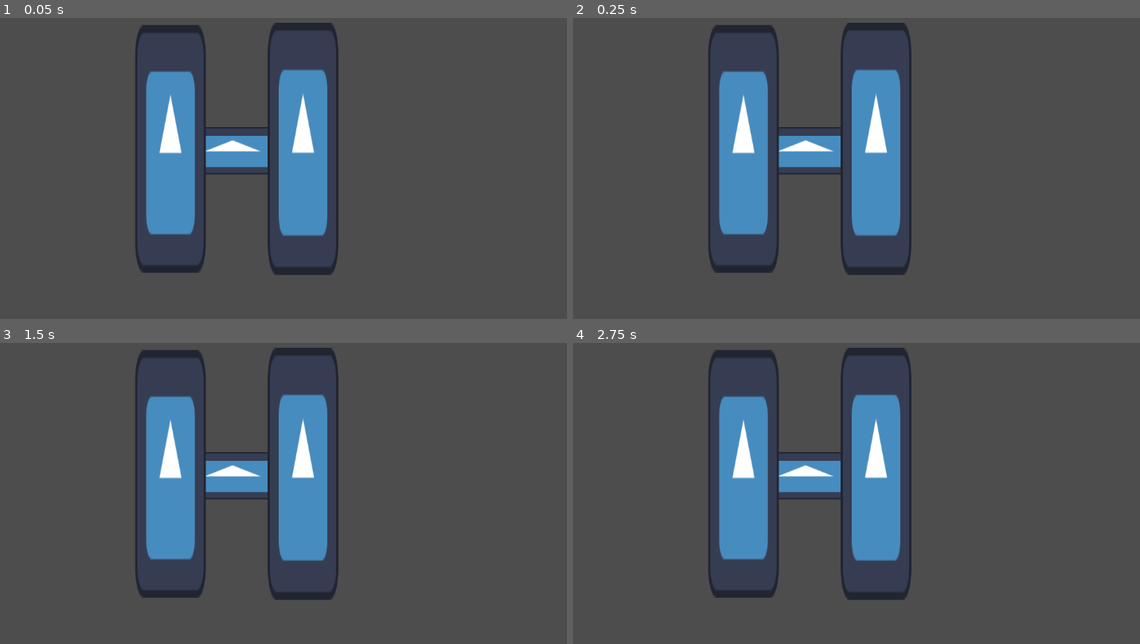
Above: before the commit, frames 1-4 (two rows, left to right).
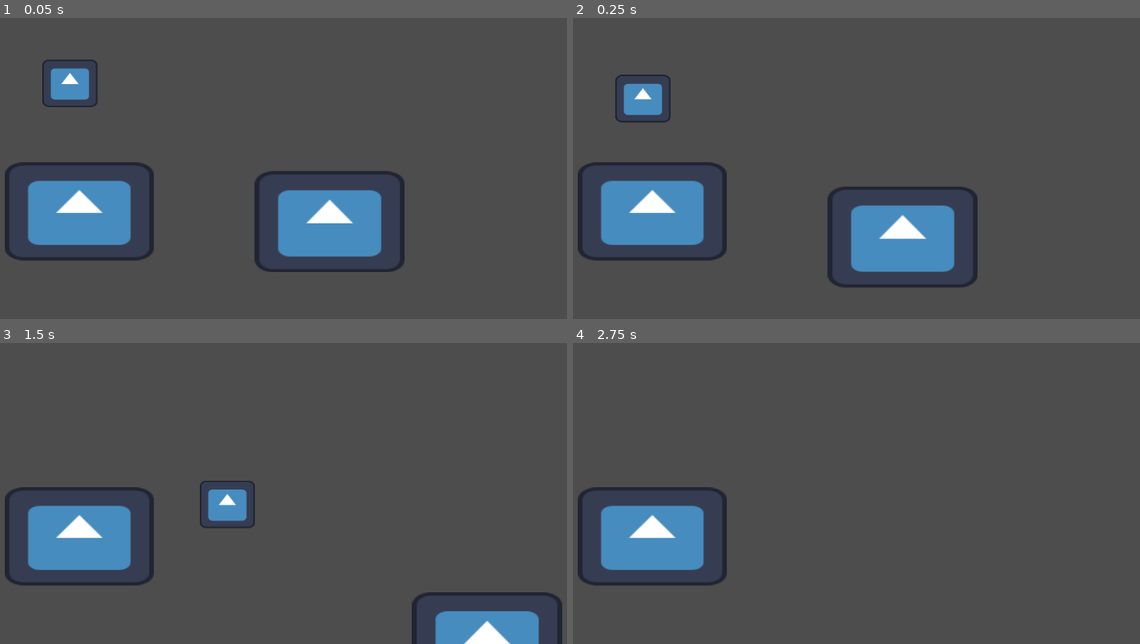
Above: after the commit, the same moments.

Repository: TalesMarc/AngelaCultoRepository
Game: Godot game, scene res://node_2d.tscn
The game is run twice, just before and just after one commit, with the same random seed, the same clock (stepped at 60 frames per second) and the same inputs. The engine's default icon, where the game draws it, is replaced by a stand-in: a white triangle on a blue panel in a dark square.
Inputs:
- Up to frame 1 (0.05 s): no input
- Up to frame 2 (0.25 s): no input
- Up to frame 3 (1.5 s): tap Enter (ui_accept) at 0.5, 0.77 s; hold Right (ui_right) from 0.53 s (still down)
- Up to frame 4 (2.75 s): tap Enter (ui_accept) at 1.52 s; release Right (ui_right) at 2.03 s; hold Left (ui_left) from 2.03 s (still down)

The runs differ from the first frame. In frame 1, 21% of the frame differs, in the area x 0-72%, y 1-86%; in frame 2, 22%, in the area x 0-72%, y 1-90%; in frame 3, 21%; in frame 4, 18%.

Commit message:
Atualização automática do projeto

Diff:
--- a/node_2d.tscn
+++ b/node_2d.tscn
@@ -1,23 +1,52 @@
-[gd_scene load_steps=2 format=3 uid="uid://drcrwrkjk1fby"]
+[gd_scene load_steps=6 format=3 uid="uid://drcrwrkjk1fby"]
 
+[ext_resource type="Script" uid="uid://dvklttj08ocbb" path="res://character_body_2d_2.gd" id="1_0e48y"]
 [ext_resource type="Texture2D" uid="uid://bbbvodg33g4qc" path="res://icon.svg" id="1_wtcfe"]
+
+[sub_resource type="RectangleShape2D" id="RectangleShape2D_epypp"]
+size = Vector2(100, 87.5)
+
+[sub_resource type="RectangleShape2D" id="RectangleShape2D_0hol4"]
+size = Vector2(128.236, 125.902)
+
+[sub_resource type="RectangleShape2D" id="RectangleShape2D_q6r6c"]
+size = Vector2(126.837, 124.515)
 
 [node name="Node2D" type="Node2D"]
 
 [node name="CharacterBody2D2" type="CharacterBody2D" parent="."]
 position = Vector2(-4, 3)
+script = ExtResource("1_0e48y")
 
 [node name="Sprite2D" type="Sprite2D" parent="CharacterBody2D2"]
-position = Vector2(540.469, 340)
-scale = Vector2(2.55518, 0.67383)
+position = Vector2(246, 217)
+scale = Vector2(0.785402, 0.67383)
 texture = ExtResource("1_wtcfe")
 
-[node name="Sprite2D2" type="Sprite2D" parent="CharacterBody2D2"]
-position = Vector2(428, 337)
-scale = Vector2(1, 3.50781)
+[node name="CollisionShape2D" type="CollisionShape2D" parent="CharacterBody2D2"]
+position = Vector2(247, 217.25)
+shape = SubResource("RectangleShape2D_epypp")
+
+[node name="StaticBody2D" type="StaticBody2D" parent="CharacterBody2D2"]
+
+[node name="Sprite2D3" type="Sprite2D" parent="CharacterBody2D2/StaticBody2D"]
+position = Vector2(716.25, 468)
+scale = Vector2(2.12109, 1.42969)
 texture = ExtResource("1_wtcfe")
 
-[node name="Sprite2D3" type="Sprite2D" parent="CharacterBody2D2"]
-position = Vector2(668, 336.5)
-scale = Vector2(1, 3.57031)
+[node name="CollisionShape2D" type="CollisionShape2D" parent="CharacterBody2D2/StaticBody2D"]
+position = Vector2(716, 468)
+scale = Vector2(2.12109, 1.42969)
+shape = SubResource("RectangleShape2D_0hol4")
+
+[node name="StaticBody2D" type="StaticBody2D" parent="."]
+
+[node name="Sprite2D2" type="Sprite2D" parent="StaticBody2D"]
+position = Vector2(259, 453)
+scale = Vector2(2.10938, 1.38477)
 texture = ExtResource("1_wtcfe")
+
+[node name="CollisionShape2D" type="CollisionShape2D" parent="StaticBody2D"]
+position = Vector2(259.227, 452.788)
+scale = Vector2(2.10938, 1.38477)
+shape = SubResource("RectangleShape2D_q6r6c")
